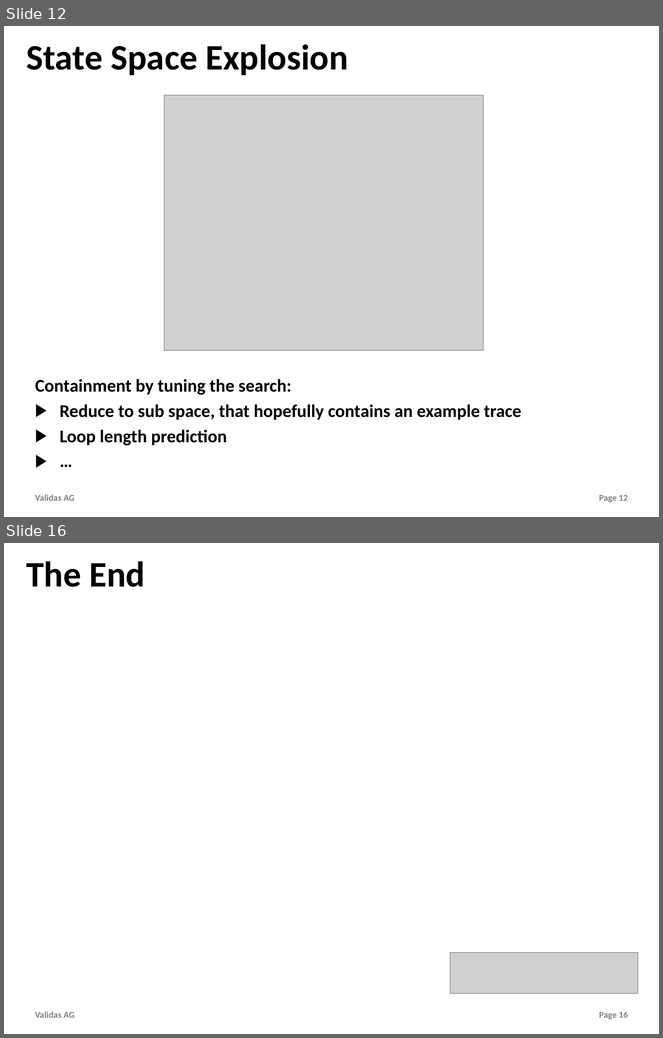
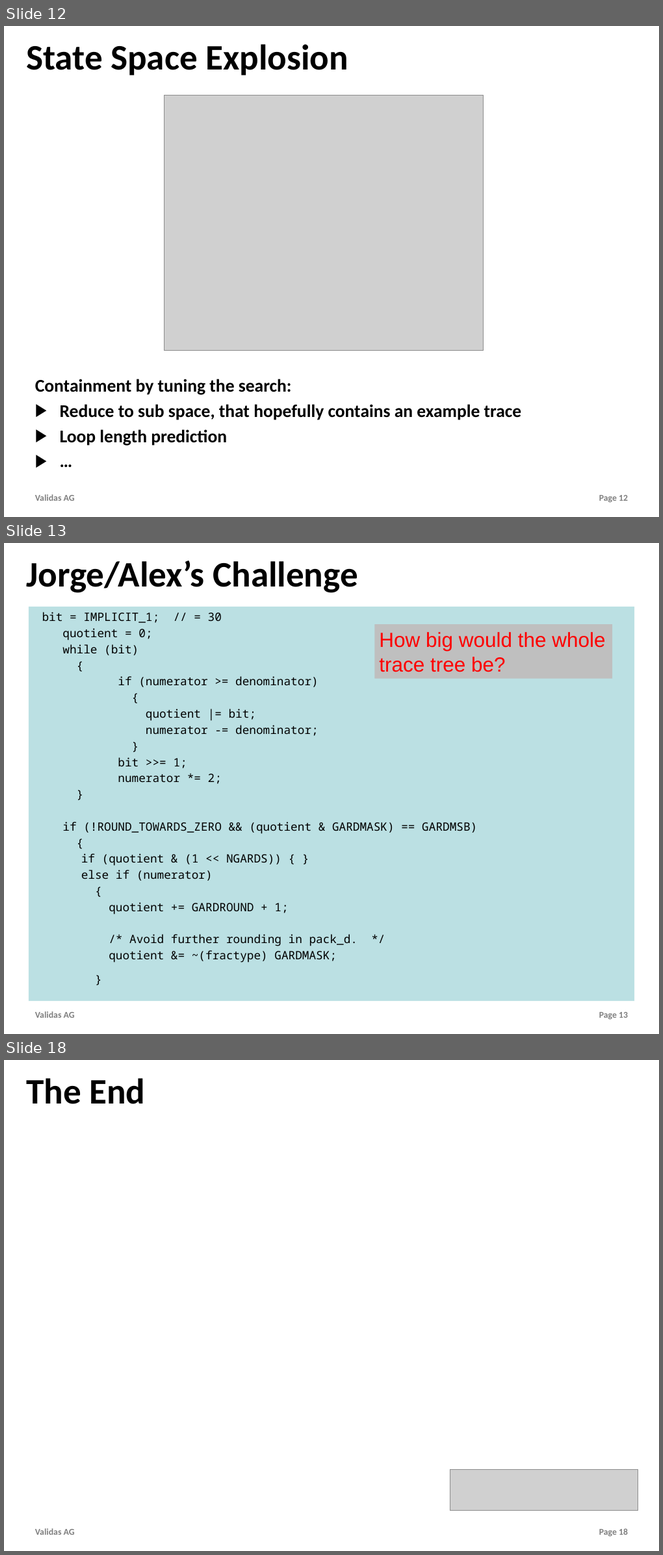
Before and after one commit to theoremprover/tvg, a slide deck: Vortraege/TestVectorGenerator.pptx. Shown one above the other, each under a label of ours: slides 12 and 16 before the commit, slides 12, 13 and 18 after it; the slides between them are not shown. The pictures are 663x1038 and 663x1555 pixels, drawn with LibreOffice and Linux fonts; fonts in the diff are those of the drawing; grey boxes stand for pictures; background and template pictures are left out. Boxes give left, top, right and bottom in pixels: in the first picture for what was removed or moved away, otherwise in the second. Text is boxed around its words. In the diff, an @@ line names an element or a change of style, - is before the commit and + after.

```diff
--- a/Vortraege/TestVectorGenerator.pptx
+++ b/Vortraege/TestVectorGenerator.pptx
@@ slide 13 added at bbox=[4, 543, 659, 1034], background #FFFFFF; not listed: 2 template elements that a slide beside it also shows @@
@@ title added at bbox=[26, 561, 358, 593], 56 pt, text #000000, bold @@
+Jorge/Alex’s Challenge
@@ rectangle added at bbox=[29, 607, 634, 1001], fill #BBE0E3, 18 pt, text #000000 @@
+bit = IMPLICIT_1; // = 30
+quotient = 0;
+while (bit)
+{
+if (numerator >= denominator)
+{
+quotient |= bit;
+numerator -= denominator;
+}
+bit >>= 1;
+numerator *= 2;
+}
+if (!ROUND_TOWARDS_ZERO && (quotient & GARDMASK) == GARDMSB)
+{
+if (quotient & (1 << NGARDS)) { }
+else if (numerator)
+{
+quotient += GARDROUND + 1;
+/* Avoid further rounding in pack_d. */
+quotient &= ~(fractype) GARDMASK;
+}
@@ rectangle added at bbox=[375, 624, 612, 679], fill #BFBFBF, 32 pt, text #FF0000 @@
+How big would the whole
+trace tree be?
@@ what was slide 16 is now slide 18 @@
```
Also in this commit, not shown: 6 slides changed, 1 other slide added, 1 other file.
